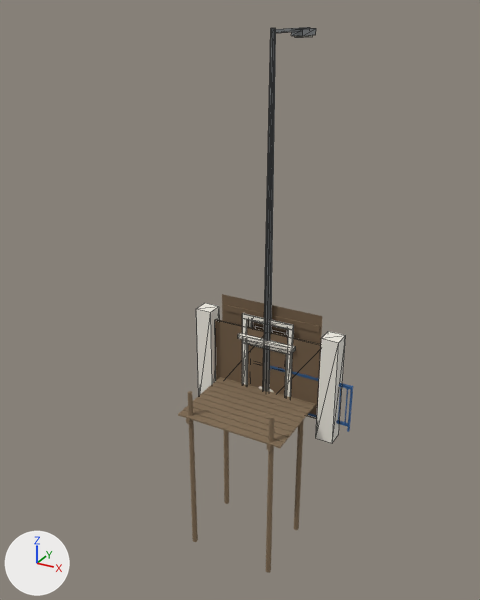
Before and after pictures for a commit that changed the glTF model models/slavonia/kit.glb.
One viewpoint serves both versions: a camera (50 mm lens) standing at (5.72, -11.65, 8.33) and looking at (-0.54, -0.27, 2.64). The axes (+X, +Y, +Z) are drawn at lower left. The lights are the same throughout. The first picture is the older version. Mesh edges are drawn as thin lines on the coarser meshes.

Names of what the first picture shows: 'door_barn', 'gate_yard', 'lamp', 'platform', 'window_street' and 3 more.
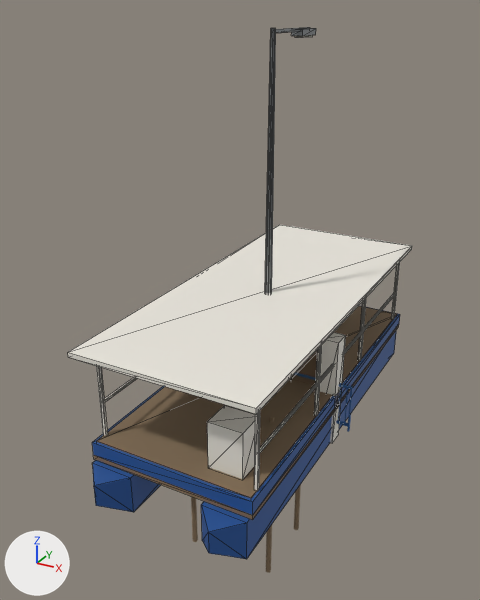
Location of each change, [x1, y1, x2, y2] in pixels of the pictures (480 x 600 px):
'excursion', added: after [68, 225, 412, 559]
    faces in mat_joinery (white #ede9df): [68, 225, 412, 491]
    faces in mat_timber (brown #816c53): [94, 306, 399, 520]
    faces in mat_float (blue #235397): [92, 307, 400, 559]
'gate_yard', unchanged, covered by the edit: before [196, 303, 346, 443]; after [291, 332, 346, 443]
'platform', unchanged, covered by the edit: before [178, 377, 315, 573]; after [188, 394, 301, 573]
'door_barn', unchanged, covered by the edit: before [222, 294, 322, 344]

The edits, one by one:
Material 'float' (mat_float) is new.
Its base color is (0.017, 0.0869, 0.311) (blue #235397).
Its roughness is 0.6.
Mesh me_excursion is new.
It has 136 vertices, 214 faces and spans x -1.85..1.85, y -4.5..4.5, z -0.3..2.85.
Faces by material slot: [144, 24, 46].
It uses material mat_joinery (white #ede9df).
It uses material mat_timber (brown #816c53).
It uses material mat_float (blue #235397).
Object 'excursion' (ob_excursion) is new; it shows me_excursion.
Its location is (0.0, 0.0, 0.0).
